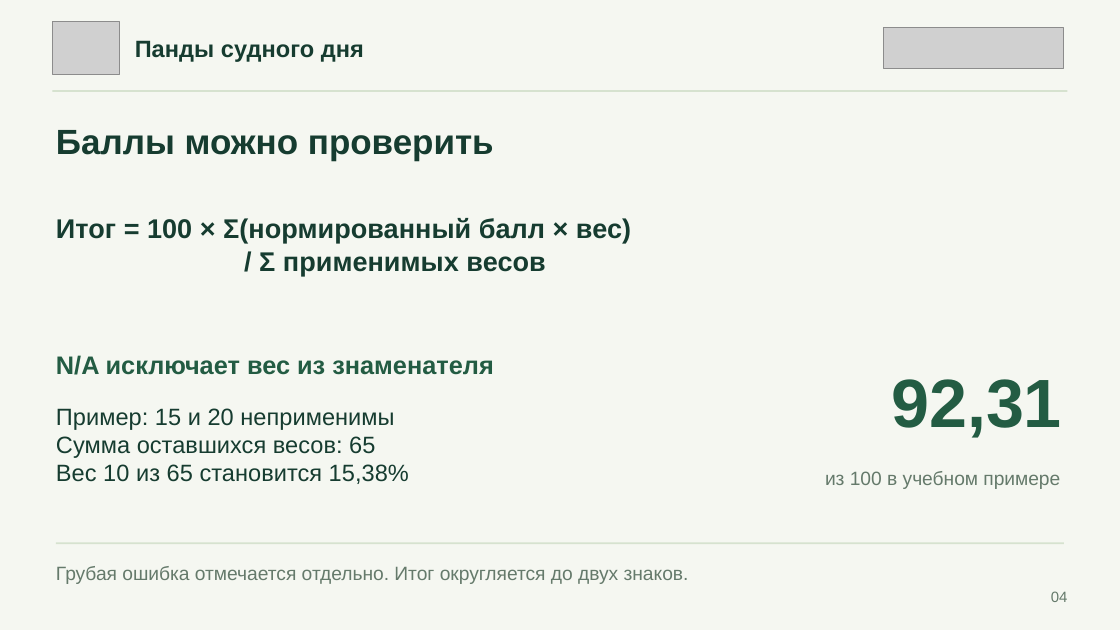
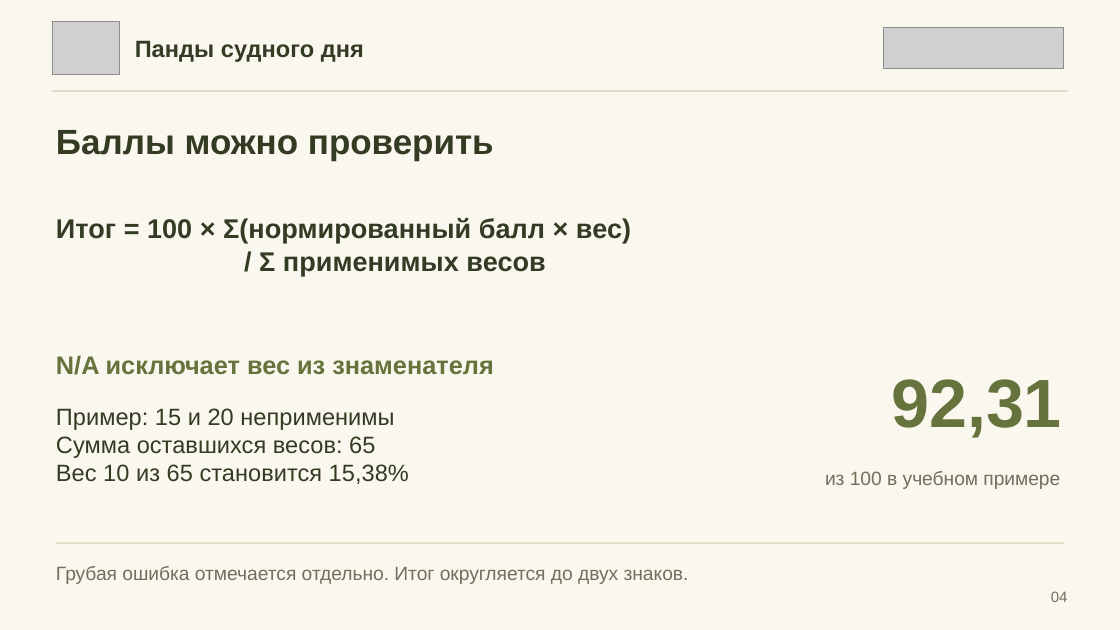
Before and after one commit to Aleks-48/panda-sudnogo-dnya., a slide deck: slide 4 of Анаис/presentation/Pandy_sudnogo_dnya_CQA.pptx. Drawn at 1120x630 pixels with LibreOffice and Linux fonts; fonts in the diff are those of the drawing; grey boxes stand for pictures. Boxes give left, top, right and bottom in pixels: in the first picture for what was removed or moved away, otherwise in the second. Text is boxed around its words. In the diff, an @@ line names an element or a change of style, - is before the commit and + after.

```diff
--- a/Анаис/presentation/Pandy_sudnogo_dnya_CQA.pptx
+++ b/Анаис/presentation/Pandy_sudnogo_dnya_CQA.pptx
@@ background #F5F7F1 to #FAF7EE @@
@@ text "N/A исключает вес из знаменателя" at bbox=[56, 355, 494, 375]: text colour #235C43 to #66733D @@
@@ text "92,31" at bbox=[891, 379, 1062, 438]: text colour #235C43 to #66733D @@
@@ text colour #163C30 to #343B23 in 4 elements at bbox=[135, 40, 364, 62], bbox=[56, 130, 494, 161], bbox=[56, 218, 631, 276], bbox=[56, 408, 409, 484] @@
@@ text colour #657A6B to #6F715C in 3 elements at bbox=[1051, 591, 1068, 602], bbox=[825, 471, 1060, 489], bbox=[56, 566, 689, 584] @@
```
Also in this commit, not shown: 7 other slides changed.
